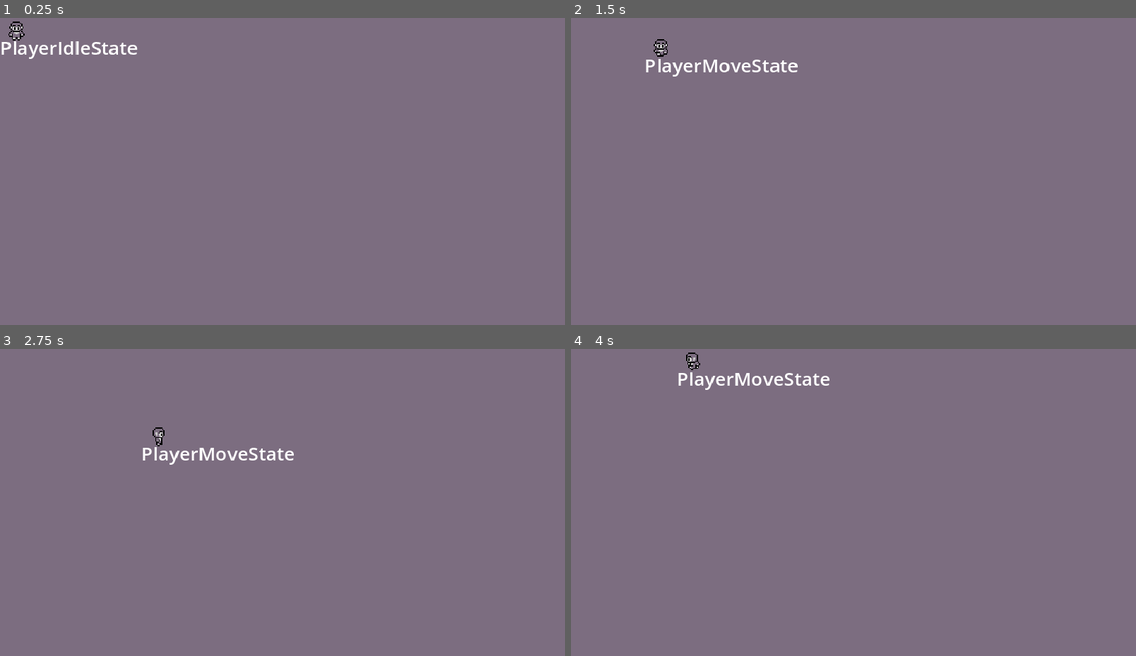
Above: before the commit, frames 1-4 (two rows, left to right).
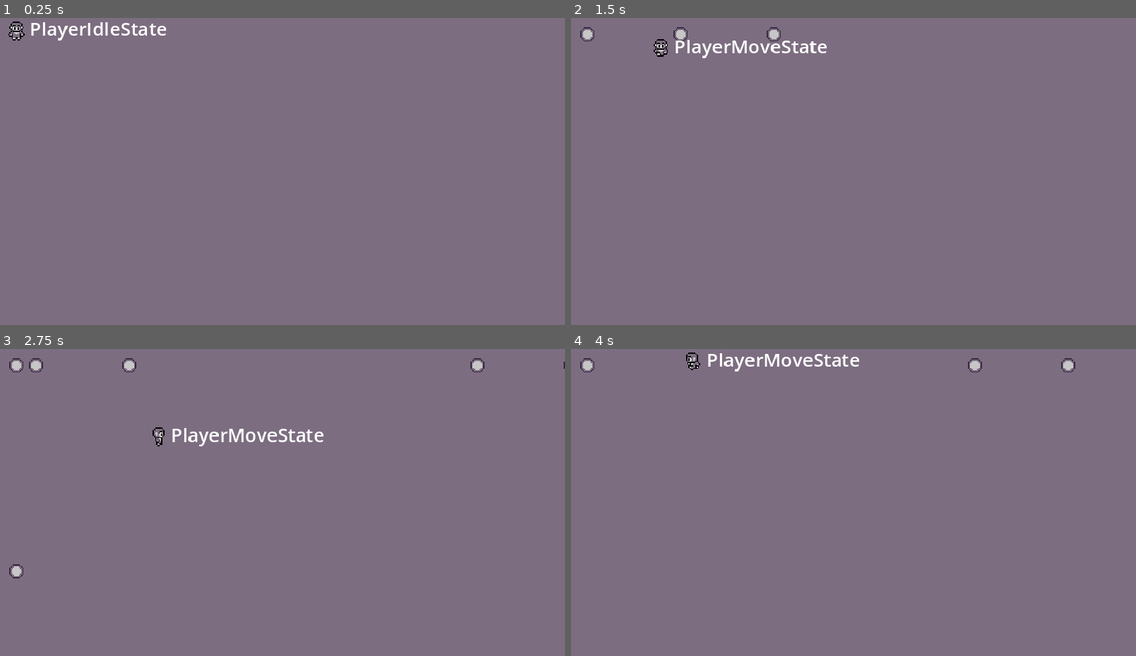
Above: after the commit, the same moments.

Repository: SantiagoBoscan07/Project-Cypher
Game: Godot game, scene res://Scenes/Test/test.tscn
The game is run twice, just before and just after one commit, with the same random seed, the same clock (stepped at 60 frames per second) and the same inputs. The project has no main scene, so this scene is started directly.
Inputs:
- Up to frame 1 (0.25 s): no input
- Up to frame 2 (1.5 s): tap Enter at 0.5 s; hold Right (moveRight) 0.53-1.28 s; hold Space (shoot) 0.53-1.28 s; hold Down (moveDown) from 1.28 s (still down); tap Space (shoot) at 1.35 s
- Up to frame 3 (2.75 s): release Down (moveDown) at 2.03 s; hold Right (moveRight) from 2.03 s (still down); hold Space (shoot) from 2.03 s (still down)
- Up to frame 4 (4 s): release Right (moveRight) at 2.78 s; release Space (shoot) at 2.78 s; hold Up (moveUp) 2.78-3.53 s; tap Space (shoot) at 2.85 s; hold Left (moveLeft) from 3.53 s (still down); hold Space (shoot) from 3.53 s (still down)

The runs differ from the first frame. In frame 1, 0.9% of the frame differs, in the area x 0-30%, y 1-14%; in frame 2, 1.2%; in frame 3, 1.4%, in the area x 1-100%, y 2-75%; in frame 4, 1.2%.

Commit message:
Shooting and Player Projectile

Diff:
--- a/project-cypher/Scenes/Player/player.tscn
+++ b/project-cypher/Scenes/Player/player.tscn
@@ -1,5 +1,6 @@
-[gd_scene load_steps=30 format=3 uid="uid://cls6xfv5lmsj6"]
+[gd_scene load_steps=32 format=3 uid="uid://cls6xfv5lmsj6"]
 
+[ext_resource type="Script" path="res://Scripts/Player/player.gd" id="1_205wi"]
 [ext_resource type="Texture2D" uid="uid://di4ox8hmebocu" path="res://Sprites/Player/PlayerPlaceholder.png" id="1_gaql2"]
 [ext_resource type="Script" path="res://Scripts/Player/PlayerIdleState.gd" id="2_6kmfq"]
 [ext_resource type="Script" path="res://Scripts/Misc/FiniteStateMachine.gd" id="2_adtno"]
@@ -7,6 +8,7 @@
 [ext_resource type="AnimationLibrary" uid="uid://bce40qro0huc1" path="res://Scenes/Player/Animations/WalkingAnimations.res" id="3_qha88"]
 [ext_resource type="Script" path="res://Scripts/Player/PlayerMoveState.gd" id="4_s3erd"]
 [ext_resource type="Script" path="res://Scripts/Debug/StateLabel.gd" id="5_jd4lw"]
+[ext_resource type="Script" path="res://Scripts/Player/Shoot.gd" id="8_4eq7g"]
 
 [sub_resource type="AnimationNodeAnimation" id="AnimationNodeAnimation_tr412"]
 animation = &"IdleAnimations/idleDown"
@@ -115,6 +117,7 @@
 transitions = ["Start", "Idle", SubResource("AnimationNodeStateMachineTransition_n8ab7"), "Idle", "Move", SubResource("AnimationNodeStateMachineTransition_uj0tl"), "Move", "Idle", SubResource("AnimationNodeStateMachineTransition_n7msu")]
 
 [node name="Player" type="CharacterBody2D"]
+script = ExtResource("1_205wi")
 
 [node name="Body" type="Node2D" parent="."]
 
@@ -139,6 +142,9 @@
 parameters/Idle/blend_position = Vector2(0, 0)
 parameters/Move/blend_position = Vector2(0, 0)
 
+[node name="ShootingPosition" type="Marker2D" parent="Body"]
+position = Vector2(14, 14)
+
 [node name="Components" type="Node2D" parent="."]
 
 [node name="FiniteStateMachine" type="Node" parent="Components" node_paths=PackedStringArray("initialState")]
@@ -149,14 +155,27 @@
 script = ExtResource("2_6kmfq")
 playerAnimationTree = NodePath("../../../Body/PlayerAnimationTree")
 
-[node name="PlayerMoveState" type="Node" parent="Components/FiniteStateMachine" node_paths=PackedStringArray("player", "playerAnimationTree")]
+[node name="PlayerMoveState" type="Node" parent="Components/FiniteStateMachine" node_paths=PackedStringArray("player", "playerAnimationTree", "marker")]
 script = ExtResource("4_s3erd")
 player = NodePath("../../..")
+playerAnimationTree = NodePath("../../../Body/PlayerAnimationTree")
+marker = NodePath("../../../Body/ShootingPosition")
 playerSpeed = 85
 turnSpeed = 50
 acceleration = 50
 deceleration = 25
-playerAnimationTree = NodePath("../../../Body/PlayerAnimationTree")
+
+[node name="Shoot" type="Node" parent="Components" node_paths=PackedStringArray("shootingPosition", "player", "shootingTimer")]
+script = ExtResource("8_4eq7g")
+shootingPosition = NodePath("../../Body/ShootingPosition")
+player = NodePath("../..")
+shootingTimer = NodePath("../../Timer/ShootingTimer")
+
+[node name="Timer" type="Node2D" parent="."]
+
+[node name="ShootingTimer" type="Timer" parent="Timer"]
+wait_time = 0.3
+one_shot = true
 
 [node name="Debug" type="Control" parent="."]
 layout_mode = 3
@@ -167,8 +186,12 @@
 
 [node name="Label" type="Label" parent="Debug" node_paths=PackedStringArray("stateMachine")]
 layout_mode = 1
-offset_right = 49.0
-offset_bottom = 23.0
+offset_left = 25.0
+offset_top = -16.0
+offset_right = 74.0
+offset_bottom = 7.0
 text = "State: "
 script = ExtResource("5_jd4lw")
 stateMachine = NodePath("../../Components/FiniteStateMachine")
+
+[connection signal="timeout" from="Timer/ShootingTimer" to="Components/Shoot" method="_on_shooting_timer_timeout"]
--- /dev/null
+++ b/project-cypher/Scenes/Player/player_projectile.tscn
@@ -0,0 +1,17 @@
+[gd_scene load_steps=3 format=3 uid="uid://dppj5rjyutdgr"]
+
+[ext_resource type="Texture2D" uid="uid://cmc0ct64gxsdx" path="res://Sprites/Player/playerProjectile.png" id="1_o64sq"]
+[ext_resource type="Script" path="res://Scripts/Player/PlayerProjectile.gd" id="1_wsyvj"]
+
+[node name="PlayerProjectile" type="Node2D"]
+script = ExtResource("1_wsyvj")
+speed = 250.0
+
+[node name="Body" type="Node2D" parent="."]
+
+[node name="Sprite" type="Sprite2D" parent="Body"]
+texture = ExtResource("1_o64sq")
+
+[node name="VisibleOnScreenEnabler2D" type="VisibleOnScreenEnabler2D" parent="Body"]
+
+[connection signal="screen_exited" from="Body/VisibleOnScreenEnabler2D" to="." method="_on_visible_on_screen_enabler_2d_screen_exited"]
--- a/project-cypher/Scripts/Player/PlayerMoveState.gd
+++ b/project-cypher/Scripts/Player/PlayerMoveState.gd
@@ -2,15 +2,16 @@
 class_name PlayerMoveState
 
 @export var player: CharacterBody2D
+@export var playerAnimationTree: AnimationTree
+@export var marker: Marker2D
 @export var playerSpeed: int = 50
 @export var turnSpeed = 25
 @export var acceleration = 45
 @export var deceleration = 40
-@export var playerAnimationTree: AnimationTree
 var direction = Vector2.ZERO
 var maxSpeedChange = 0
 var desiredSpeed = Vector2.ZERO
-var lastDirectionFacing
+
 
 func enter():
 	playerAnimationTree["parameters/conditions/idle"] = false
@@ -18,18 +19,12 @@
 
 func physicsUpdate(_delta: float):
 	movement()
-	playerAnimationTree["parameters/Move/blend_position"].x = desiredSpeed.x
-	playerAnimationTree["parameters/Move/blend_position"].y = -desiredSpeed.y
-	if direction != Vector2.ZERO:
-		lastDirectionFacing = direction
+	changeDirection()
 	player.move_and_slide()
 
 func update(_delta: float):
 	getInput()
-	if !Input.is_action_pressed("moveUp") and !Input.is_action_pressed("moveDown") and !Input.is_action_pressed("moveLeft") and !Input.is_action_pressed("moveRight"):
-		playerAnimationTree["parameters/Idle/blend_position"].x = lastDirectionFacing.x
-		playerAnimationTree["parameters/Idle/blend_position"].y = -lastDirectionFacing.y
-		stateTransition.emit(get_parent().currentState, "PlayerIdleState")
+	idleTransition()
 
 func getInput():
 	var horizontalDirection = Input.get_axis("moveLeft", "moveRight")
@@ -48,3 +43,15 @@
 		maxSpeedChange = deceleration
 	player.velocity.x = move_toward(player.velocity.x, desiredSpeed.x, maxSpeedChange)
 	player.velocity.y = move_toward(player.velocity.y, desiredSpeed.y, maxSpeedChange)
+
+func changeDirection():
+	playerAnimationTree["parameters/Move/blend_position"].x = desiredSpeed.x
+	playerAnimationTree["parameters/Move/blend_position"].y = -desiredSpeed.y
+	if direction != Vector2.ZERO:
+		player.lastDirectionFacing = direction
+
+func idleTransition():
+	if !Input.is_action_pressed("moveUp") and !Input.is_action_pressed("moveDown") and !Input.is_action_pressed("moveLeft") and !Input.is_action_pressed("moveRight"):
+		playerAnimationTree["parameters/Idle/blend_position"].x = player.lastDirectionFacing.x
+		playerAnimationTree["parameters/Idle/blend_position"].y = -player.lastDirectionFacing.y
+		stateTransition.emit(get_parent().currentState, "PlayerIdleState")
--- /dev/null
+++ b/project-cypher/Scripts/Player/PlayerProjectile.gd
@@ -0,0 +1,15 @@
+extends Node2D
+
+@export var speed = 500.0
+var direction = Vector2.ZERO
+var velocity = Vector2.ZERO
+
+func _ready():
+	velocity = direction * speed
+
+func _process(delta):
+	global_position += velocity * delta
+
+
+func _on_visible_on_screen_enabler_2d_screen_exited():
+	queue_free()
--- /dev/null
+++ b/project-cypher/Scripts/Player/Shoot.gd
@@ -0,0 +1,26 @@
+extends Node
+class_name Shoot
+
+@export var shootingPosition: Marker2D
+@export var player: CharacterBody2D
+@export var shootingTimer: Timer
+@onready var projectilePreload: PackedScene = preload("res://Scenes/Player/player_projectile.tscn")
+var canShoot: bool = true
+var projectile
+
+func _physics_process(delta):
+	if Input.is_action_pressed("shoot") and canShoot:
+		shoot()
+
+func shoot():
+	shootingTimer.start()
+	projectile = projectilePreload.instantiate()
+	projectile.position = shootingPosition.position
+	projectile.direction = player.lastDirectionFacing
+	projectile.z_index = player.z_index - 1
+	get_tree().current_scene.add_child(projectile)
+	canShoot = false
+
+
+func _on_shooting_timer_timeout() -> void:
+	canShoot = true
--- /dev/null
+++ b/project-cypher/Scripts/Player/player.gd
@@ -0,0 +1,3 @@
+extends CharacterBody2D
+
+var lastDirectionFacing: Vector2
Binary file added: project-cypher/Sprites/Player/playerProjectile.png
Not shown, added: project-cypher/Sprites/Player/playerProjectile.png.import
